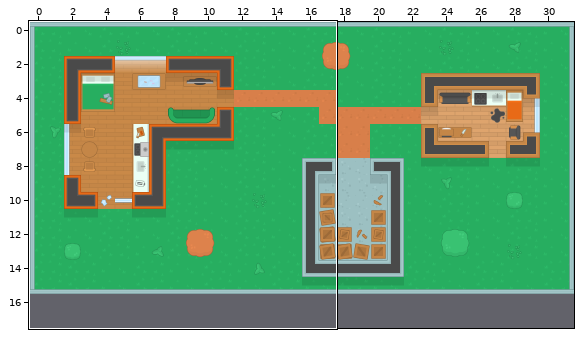
Tiled map, stored at entrega1/prototipo/images/map_finito.tmx. Above: a wide view before the commit, with the close-up outlined.
Close-up. Before the edit:
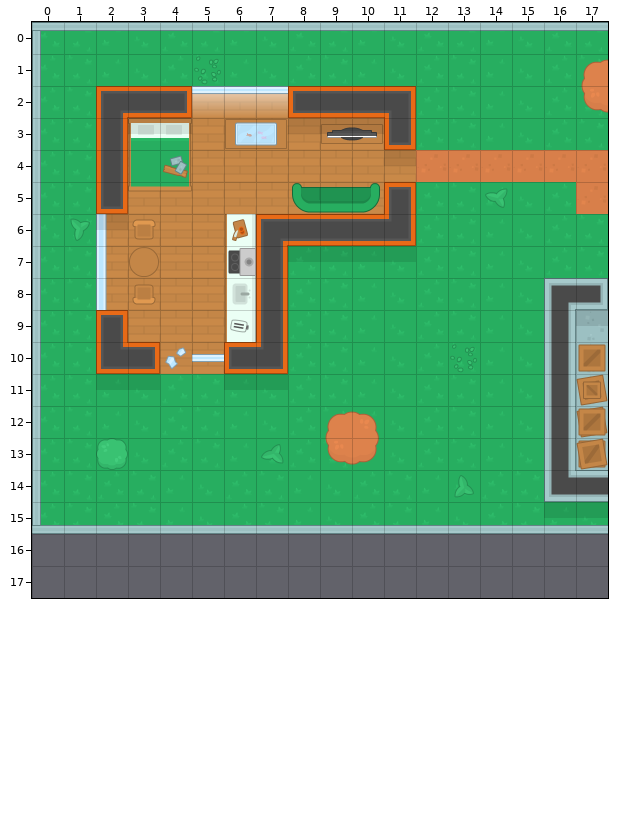
Cells are 64x64 px. Shown: x 0..17, y 0..17. The commit also changed other parts of the map, which this record leaves out. The old version is drawn lined up with the new one.
The same view after the edit:
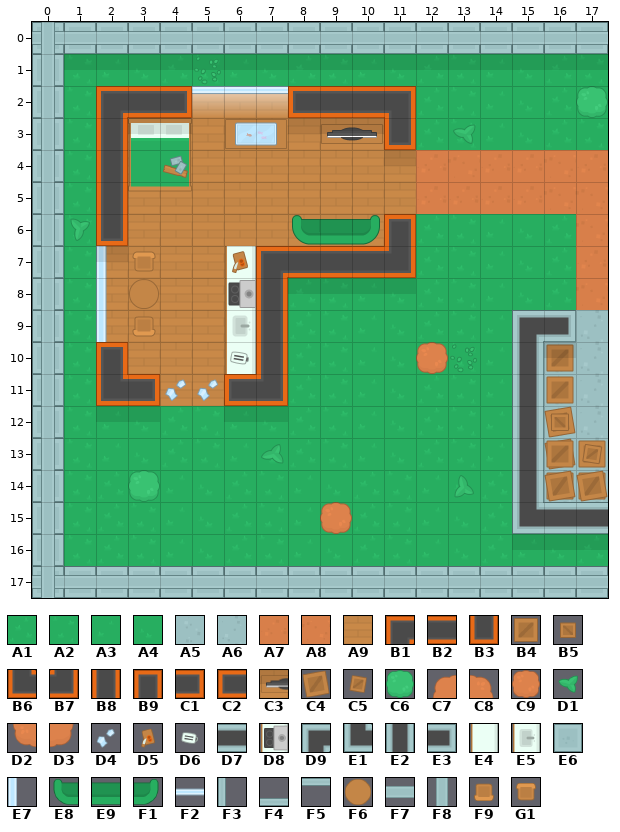
Key: from "Topdown Shooter": A1 0, A2 1, A3 2, A4 3, A5 6, A6 7, A7 14, A8 15, A9 41, B1 108, B2 110, B3 114, B4 128, B5 129 turned 90, B6 135, B7 136, B8 137, B9 140, C1 140 turned 90, C2 141, C3 153, C4 155, C5 156, C6 182, C7 183, C8 184, C9 185, D1 209, D2 210, D3 211, D4 263, D5 267 turned 90, D6 268, D7 281, D8 295 turned 270, D9 307 turned 180, E1 307 turned 90, E2 308, E3 312 turned 180, E4 320 turned 270, E5 322 turned 270, E6 357, E7 432, E8 446, E9 447, F1 448, F2 461 turned 90, F3 496, F4 496 turned 270, F5 496 turned 90, F6 505, F7 521, F8 521 turned 270, F9 528, G1 528 turned 180.
__ is an empty cell, ## one hidden under a higher layer.
See-through tiles are keyed as they look on the map.
The edit:
map size 32x16 -> 32x18 cells
Layer "floor":
y 0: x 0..17 A1 A2 A3 A4 A1 A2 A3 A4 A1 A2 A3 A4 A1 A2 A3 A4 A1 A2 -> E6 ## ## ## ## ## ## ## ## ## ## ## ## ## ## ## ## ##
y 1..4: x 0 A1 -> ##
y 5: x 0 A1 -> ##; x 11..16 ## A1 A2 A3 A4 A1 -> A9 A7 A7 A7 A7 ##
y 6: x 0 A1 -> ##; x 2 A9 -> __; x 7..10 ## ## ## ## -> A9 A9 A9 A9; x 17 A2 -> ##
y 7: x 0 A1 -> ##; x 8..11 A1 A2 A3 A4 -> __ __ __ __; x 17 A2 -> A7
y 8: x 0 A1 -> ##; x 17 ## -> A8
y 9: x 0 A1 -> ##; x 2 ## -> A9; x 15 A4 -> __; x 17 A5 -> A6
y 10: x 0 A1 -> ##; x 3 ## -> A9; x 6 ## -> A9; x 15..17 A4 ## A5 -> __ A5 A6
y 11: x 0 A1 -> ##; x 2..7 A3 A4 A1 A2 A3 A4 -> __ __ A9 A9 __ __; x 15..17 A4 ## A5 -> __ A5 A6
y 12..13: x 0 A1 -> ##; x 15..17 A4 ## A5 -> __ A5 A6
y 14: x 0 A1 -> ##; x 15..17 A2 ## ## -> __ A6 A6
y 15: x 0 A1 -> ##; x 15..17 A2 A3 A4 -> __ __ __
y 16: x 1..17 __ __ __ __ __ __ __ __ __ __ __ __ __ __ __ __ __ -> A2 A1 A2 A3 A4 A1 A2 A3 A4 A1 A2 A3 A4 A1 A3 A4 A1
y 17: x 0 __ -> E6
Layer "wall":
y 0: x 0..17 F3 F5 F5 F5 F5 F5 F5 F5 F5 F5 F5 F5 F5 F5 F5 F5 F5 F5 -> F7 E6 E6 E6 E6 E6 E6 E6 E6 E6 E6 E6 E6 E6 E6 E6 E6 E6
y 1: x 0 F3 -> E6; x 17 C7 -> __
y 2: x 0 F3 -> E6; x 17 D2 -> C6
y 3..4: x 0 F3 -> E6
y 5: x 0 F3 -> E6; x 2 B3 -> B8; x 8..11 E8 E9 F1 B9 -> __ __ __ __
y 6: x 0 F3 -> E6; x 2..3 E7 G1 -> B3 __; x 6..11 E4 B1 B2 B2 B2 B7 -> __ __ E8 E9 F1 B9
y 7: x 0 F3 -> E6; x 3 F6 -> G1; x 6..11 D8 B8 __ __ __ __ -> E4 B1 B2 B2 B2 B7
y 8: x 0 F3 -> E6; x 3 F9 -> F6; x 6 E5 -> D8; x 16..17 D9 E3 -> __ __
y 9: x 0 F3 -> E6; x 2..3 B9 __ -> E7 F9; x 6 E4 -> E5; x 15..16 __ E2 -> D9 E3
y 10: x 0 F3 -> E6; x 2..3 B6 C1 -> B9 __; x 5..7 F2 C2 B7 -> __ E4 B8; x 12 __ -> C9; x 15..17 __ E2 B4 -> E2 B4 __
y 11: x 0 F3 -> E6; x 2..3 __ __ -> B6 C1; x 6..7 __ __ -> C2 B7; x 15..17 __ E2 C4 -> E2 B4 __
y 12: x 0 F3 -> E6; x 9..10 C7 C8 -> __ __; x 15..17 __ E2 C4 -> E2 C4 __
y 13: x 0 F3 -> E6; x 2 C6 -> __; x 9..10 D2 D3 -> __ __; x 15..16 __ E2 -> E2 C4
y 14: x 0 F3 -> E6; x 3 __ -> C6; x 15..17 __ E1 D7 -> E2 B4 B4
y 15: x 0..17 F3 F4 F4 F4 F4 F4 F4 F4 F4 F4 F4 F4 F4 F4 F4 F4 F4 F4 -> E6 __ __ __ __ __ __ __ __ C9 __ __ __ __ __ E1 D7 D7
y 16: x 0 __ -> E6
y 17: x 0..17 __ __ __ __ __ __ __ __ __ __ __ __ __ __ __ __ __ __ -> F7 E6 E6 E6 E6 E6 E6 E6 E6 E6 E6 E6 E6 E6 E6 E6 E6 E6
Layer "shadow":
y 1: x 17 __ -> C3
y 6: x 2 C3 -> __
y 7: x 2 __ -> C3; x 8..11 C3 C3 C3 C3 -> __ __ __ __
y 9: x 17 C3 -> __
y 10: x 16 __ -> C3
y 11: x 2..3 C3 C3 -> __ __; x 6..7 C3 C3 -> __ __
y 15: x 16..17 C3 C3 -> __ __
y 16: x 15..17 __ __ __ -> C3 C3 C3
Layer "decoration":
y 0: x 0..17 F5 __ __ __ __ __ __ __ __ __ __ __ __ __ __ __ __ __ -> F8 F7 F7 F7 F7 F7 F7 F7 F7 F7 F7 F7 F7 F7 F7 F7 F7 F7
y 1..2: x 0 __ -> F8
y 3: x 0 __ -> F8; x 13 __ -> D1
y 4: x 0 __ -> F8
y 5: x 0 __ -> F8; x 14 D1 -> __; x 16 __ -> A8
y 6: x 0 __ -> F8; x 6 D5 -> __; x 17 __ -> A8
y 7: x 0 __ -> F8; x 6 __ -> D5
y 8: x 0 __ -> F8
y 9: x 0 __ -> F8; x 6 D6 -> __
y 10: x 0 __ -> F8; x 4 D4 -> __; x 6 __ -> D6
y 11: x 0 __ -> F8; x 4..5 __ __ -> D4 D4; x 17 B5 -> __
y 12: x 0 __ -> F8; x 16..17 __ B4 -> B5 __
y 13: x 0 __ -> F8; x 16..17 __ C4 -> B4 C5
y 14: x 0 __ -> F8; x 16..17 __ __ -> C4 C4
y 15: x 0 F4 -> F8
y 16: x 0 __ -> F8
y 17: x 0..17 __ __ __ __ __ __ __ __ __ __ __ __ __ __ __ __ __ __ -> F8 F7 F7 F7 F7 F7 F7 F7 F7 F7 F7 F7 F7 F7 F7 F7 F7 F7
Changed places in both close-ups, as pixel boxes (x1, y1, x2, y2):
changed: (32, 22, 608, 598)
